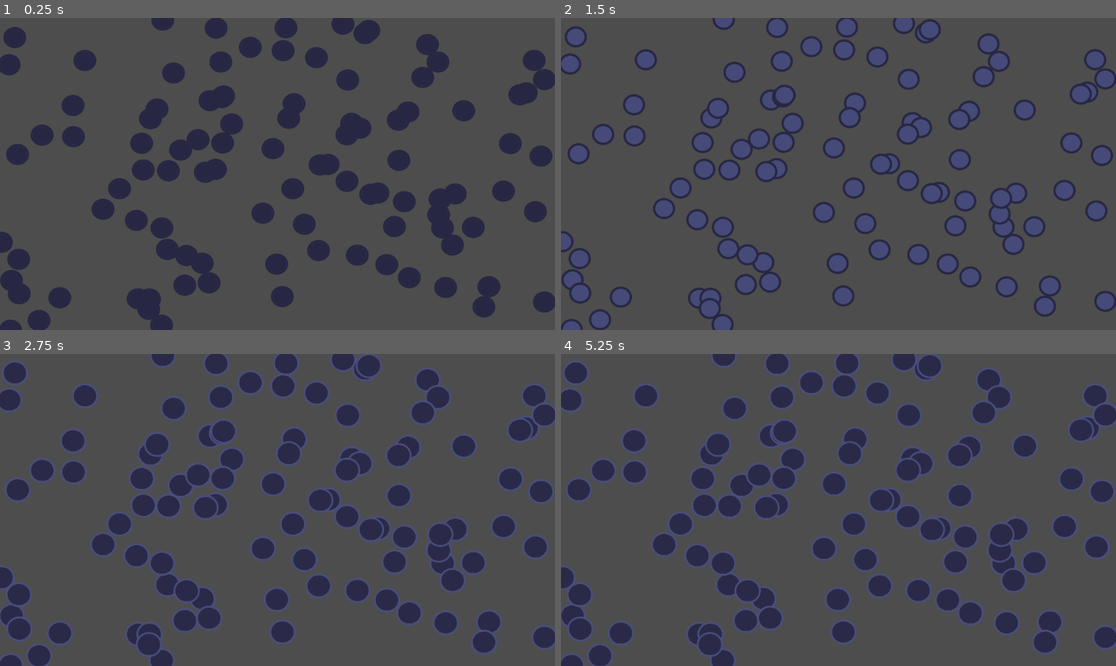
Above: before the commit, frames 1-4 (two rows, left to right).
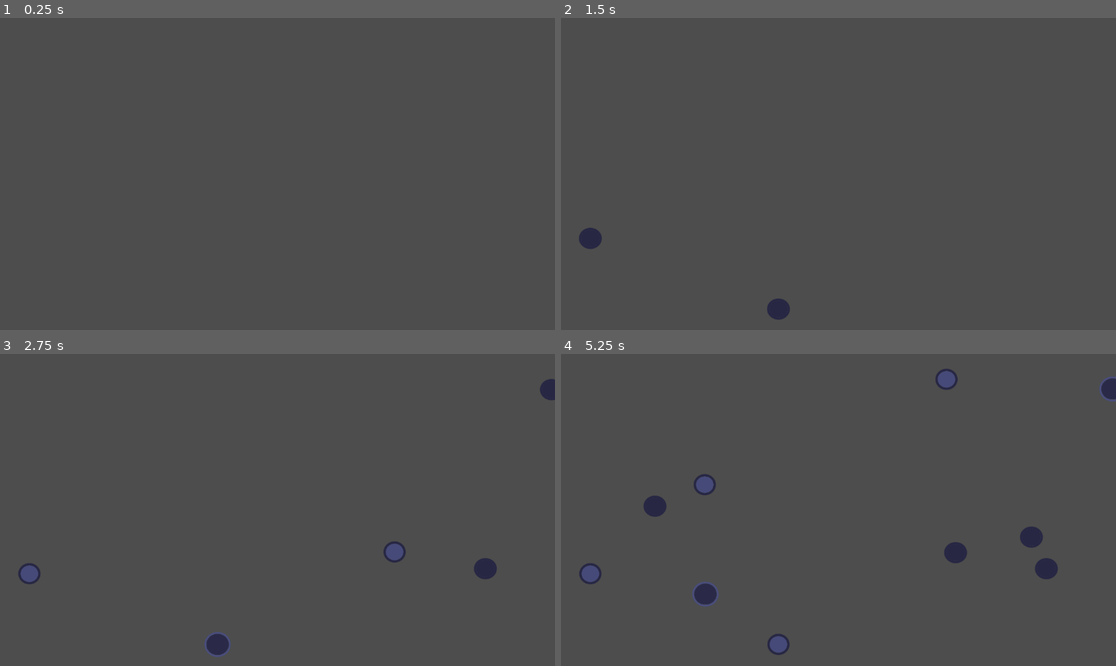
Above: after the commit, the same moments.

Repository: Moonzel/Animated-MultiMesh
Game: Godot game, scene res://AnimatedMultiMesh.tscn
Same seed, same stepped clock (60 frames per second), same inputs: the game is played once before the commit and once after it.
Inputs:
- Up to frame 1 (0.25 s): no input
- Up to frame 2 (1.5 s): tap Enter at 0.5 s
- Up to frame 3 (2.75 s): tap Space at 2 s
- Up to frame 4 (5.25 s): tap Enter at 3.5 s; tap Space at 5 s

The runs differ from the first frame. In frame 1, 20% of the frame differs, in the area x 0-100%, y 0-100%; in frame 2, 19%; in frame 3, 26%; in frame 4, 26%.

Commit message:
Finished the Core Plugin
Edited code, made another demo.

Diff:
--- a/AnimatedMultiMeshTest/AnimatedMultiMesh.gd
+++ b/AnimatedMultiMeshTest/AnimatedMultiMesh.gd
@@ -3,6 +3,7 @@
 ## The main class of the plgin, it is a multimesh that uses a spritesheet to animate.
 class_name AnimatedMultiMesh
 
+@export var complex:bool = false
 @export var animationSpeed:float = 1.0
 @export_category("Spritesheet Settings")
 @export var rowsInSheet = 1
@@ -14,31 +15,51 @@
 	var shader = get_material()
 	shader.set_shader_parameter("col", float(columnsInSheet))
 	shader.set_shader_parameter("row", float(rowsInSheet))
-	demo_test()
+	if complex != true:
+		demo_test_simple()
 
+var complexTimer = 0.0
 func _process(delta):
-	for i in multi.get_instance_count():
-		animate(i, delta)
+	animate(delta)
+	if complex == true:
+		complexTimer += delta
+		if complexTimer > 0.5:
+			activate()
+			complexTimer = 0.0
 
 #Custom data = Color(nothing, offsetx, offsety, currentTime)
-func animate(num, delta):
-	var data:Color = multi.get_instance_custom_data(num)
-	if (data.a >= animationSpeed):
-		data.a = 0
-		#Checks if there is more to go in the row, and if there is not, move down a column, and if neither, reset to the origional values
-		if data.g + 1.0 < rowsInSheet:
-			data.g += 1.0
-		else:
-			if data.b + 1.0 < columnsInSheet:
-				data.b += 1.0
+func animate(delta):
+	for num in multi.get_instance_count():
+		var data:Color = multi.get_instance_custom_data(num)
+		if complex == true:
+			if data.r != 1.0:
+				break
+		if (data.a >= animationSpeed):
+			data.a = 0
+			#Checks if there is more to go in the row, and if there is not, move down a column, and if neither, reset to the origional values
+			if data.g + 1.0 < rowsInSheet:
+				data.g += 1.0
 			else:
-				data.g = 0.0
-				data.b = 0.0
-	data.a += delta
-	multi.set_instance_custom_data(num, data)
+				if data.b + 1.0 < columnsInSheet:
+					data.b += 1.0
+				else:
+					data.g = 0.0
+					data.b = 0.0
+		data.a += delta
+		multi.set_instance_custom_data(num, data)
+
+var currentIdx = 0
+
+func activate():
+	var screen = get_viewport_rect().size
+	var v = Vector2(randf() * screen.x, randf() * screen.y)
+	var t = Transform2D(deg_to_rad(180), v)
+	multi.set_instance_transform_2d(currentIdx, t)
+	multi.set_instance_custom_data(currentIdx, Color(1.0,0.0,0.0,0.0))
+	currentIdx += 1
 
 
-func demo_test():
+func demo_test_simple():
 	var screen = get_viewport_rect().size
 	for i in multi.get_instance_count():
 		#setting it 1.0 or visible (check shader)
--- a/AnimatedMultiMeshTest/AnimatedMultiMesh.tscn
+++ b/AnimatedMultiMeshTest/AnimatedMultiMesh.tscn
@@ -23,5 +23,6 @@
 multimesh = SubResource("MultiMesh_p27s5")
 texture = ExtResource("2_yvrx3")
 script = ExtResource("2_plq5d")
+complex = true
 rowsInSheet = 2
 columnsInSheet = 2
